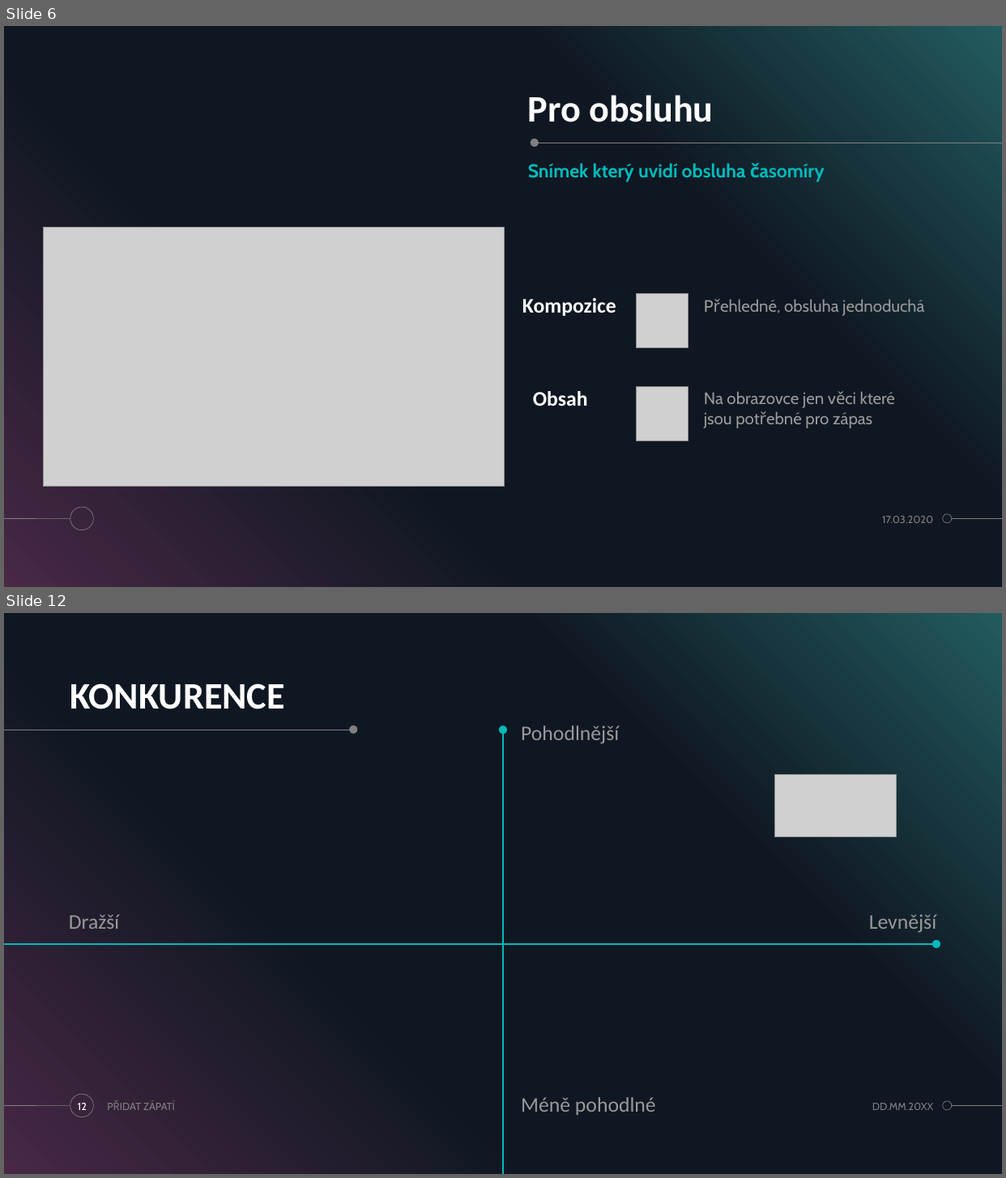
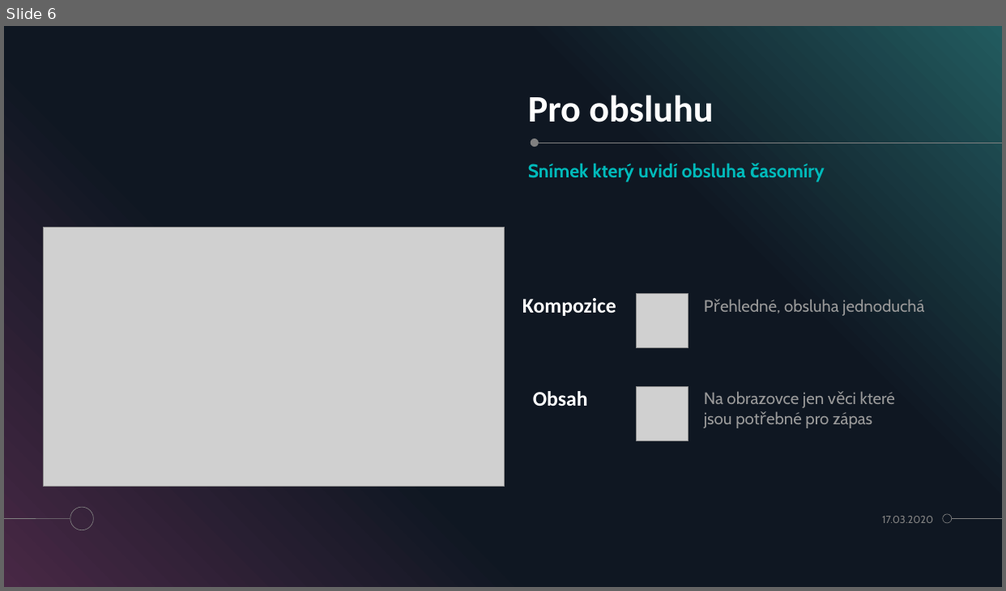
Before and after one commit to OpecenaPalacinka/UUR, a slide deck: Casomira/Prezentace casomiry.pptx. Shown one above the other, each under a label of ours: slides 6 and 12 before the commit, slide 6 after it; the slides between them are not shown. The pictures are 1006x1178 and 1006x591 pixels, drawn with LibreOffice and Linux fonts; fonts in the diff are those of the drawing; grey boxes stand for pictures. Boxes give left, top, right and bottom in pixels: in the first picture for what was removed or moved away, otherwise in the second. Text is boxed around its words. In the diff, an @@ line names an element or a change of style, - is before the commit and + after.

```diff
--- a/Casomira/Prezentace casomiry.pptx
+++ b/Casomira/Prezentace casomiry.pptx
@@ slide 12 removed at box(4, 613, 1002, 1174), background #000000; not listed: 5 template elements that a slide beside it also shows @@
@@ title removed at box(70, 683, 284, 709) @@
-KONKURENCE
@@ line removed from (4, 730) to (352, 730) @@
@@ ellipse removed at box(349, 726, 357, 734) @@
@@ ellipse removed at box(499, 726, 507, 735) @@
@@ line removed from (503, 1174) to (503, 731) @@
@@ text removed at box(521, 726, 619, 744) @@
-Pohodlnější
@@ picture removed at box(775, 775, 897, 837) @@
@@ text removed at box(69, 914, 119, 929) @@
-Dražší
@@ text removed at box(869, 914, 936, 933) @@
-Levnější
@@ line removed from (4, 944) to (936, 944) @@
@@ ellipse removed at box(932, 940, 940, 948) @@
@@ text removed at box(521, 1097, 656, 1115) @@
-Méně pohodlné
@@ page number removed at box(78, 1103, 87, 1110) @@
-12
@@ text removed at box(143, 1101, 175, 1110) @@
-PŘIDAT ZÁPATÍ
@@ text removed at box(872, 1103, 933, 1110) @@
-DD.MM.20XX
```
Also in this commit, not shown: 1 slide changed, 2 slides added, 18 other slides removed.
